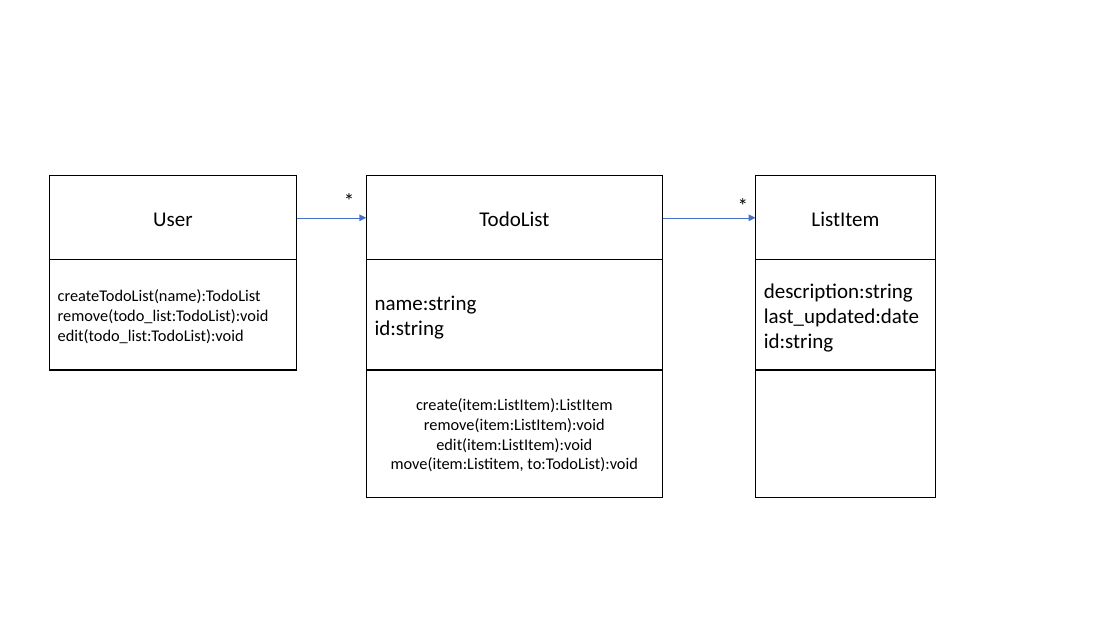
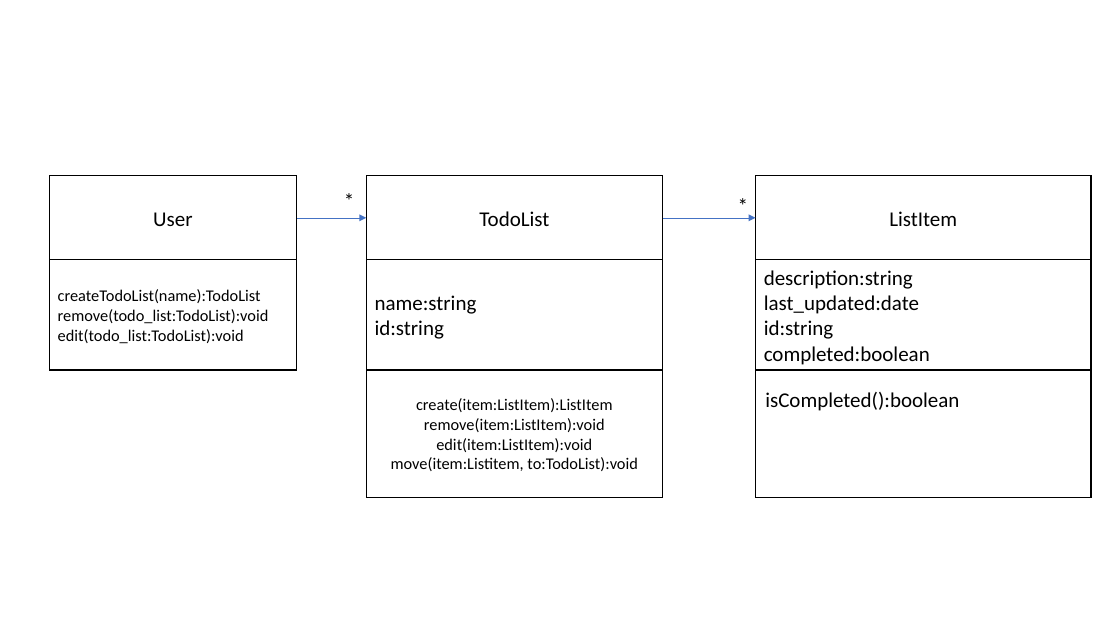
Before and after one commit to code4thought-labs/todolist, a slide deck: slide 1 of Architecture/DomainModel.pptx. Drawn at 1120x630 pixels with LibreOffice and Linux fonts; fonts in the diff are those of the drawing. Boxes give left, top, right and bottom in pixels: in the first picture for what was removed or moved away, otherwise in the second. Text is boxed around its words. In the diff, an @@ line names an element or a change of style, - is before the commit and + after.

```diff
--- a/Architecture/DomainModel.pptx
+++ b/Architecture/DomainModel.pptx
@@ rectangle "ListItem": place and size @@
-rectangle "ListItem" at bbox=[755, 176, 935, 260]
+rectangle "ListItem" at bbox=[755, 176, 1091, 260]
@@ rectangle "description:string": place and size @@
-rectangle "description:string" at bbox=[755, 260, 935, 370]
+rectangle "description:string" at bbox=[755, 260, 1091, 370]
@@ text in rectangle at bbox=[764, 346, 930, 365]: paragraph added @@
+completed:boolean
@@ rectangle: place and size @@
-rectangle at bbox=[755, 371, 935, 498]
+rectangle at bbox=[755, 371, 1091, 498]
@@ text added at bbox=[765, 392, 959, 411], 18 pt, text #000000 @@
+isCompleted():boolean
```
Also in this commit, not shown: 3 other files.
